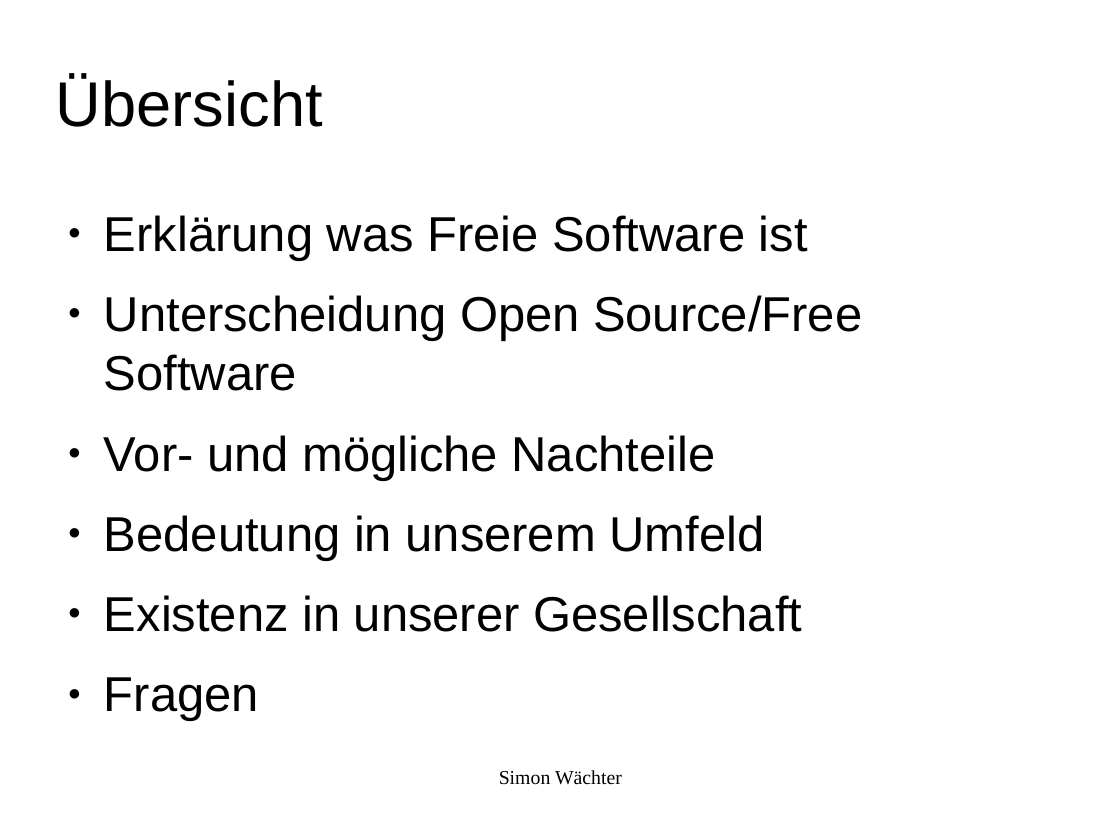
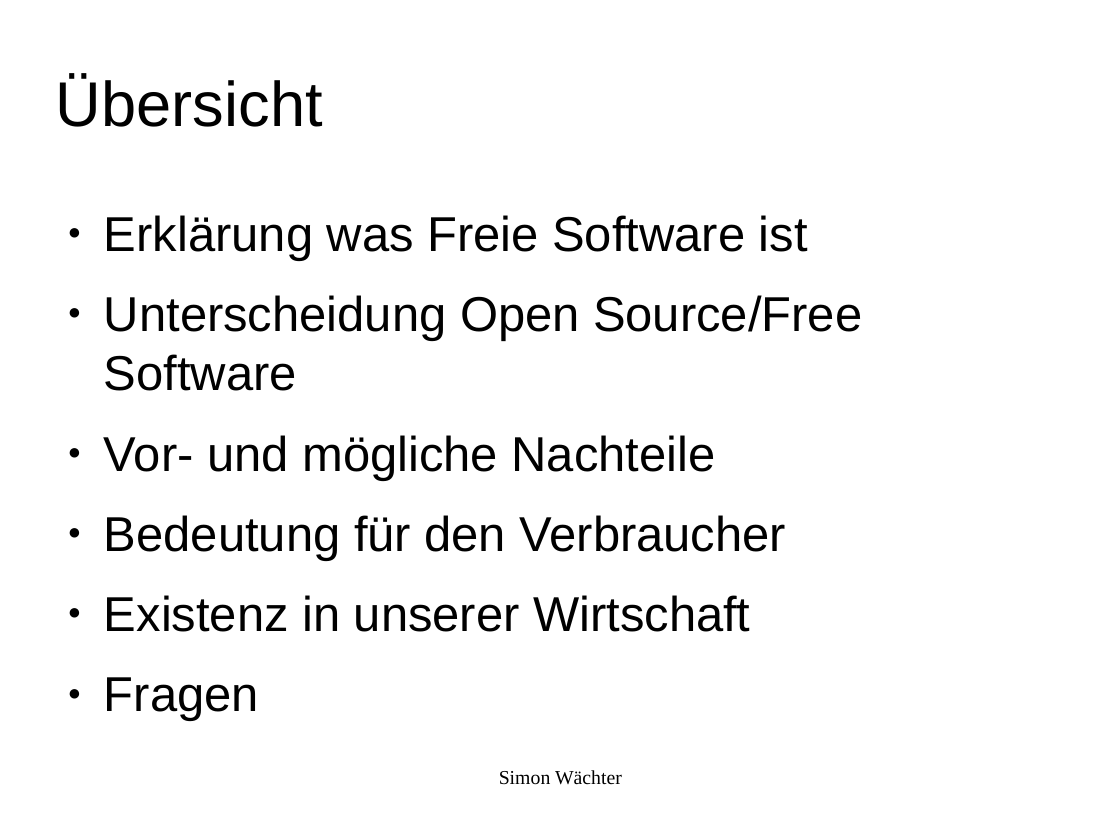
Before and after one commit to swaechter/presentations, a slide deck: slide 4 of 2014_05_10_Ubucon_2014/Freie_Software_Was_ist_das.odp. Drawn at 1120x840 pixels with LibreOffice and Linux fonts; fonts in the diff are those of the drawing; background and template pictures are left out. Boxes give left, top, right and bottom in pixels: in the first picture for what was removed or moved away, otherwise in the second. Text is boxed around its words. In the diff, an @@ line names an element or a change of style, - is before the commit and + after.

```diff
--- a/2014_05_10_Ubucon_2014/Freie_Software_Was_ist_das.odp
+++ b/2014_05_10_Ubucon_2014/Freie_Software_Was_ist_das.odp
@@ text at [104, 515, 786, 632]: text changed @@
-● Bedeutung in unserem Umfeld
-● Existenz in unserer Gesellschaft
+● Bedeutung für den Verbraucher
+● Existenz in unserer Wirtschaft
```
Also in this commit, not shown: 14 other slides changed, 5 slides added, 2 slides removed.
